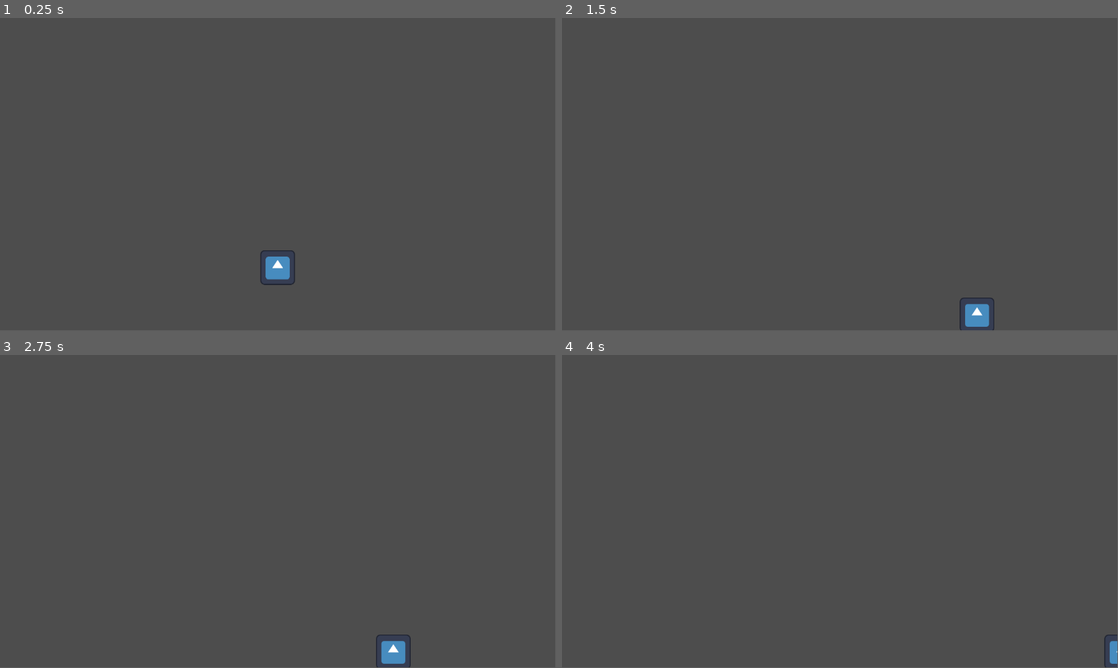
Above: before the commit, frames 1-4 (two rows, left to right).
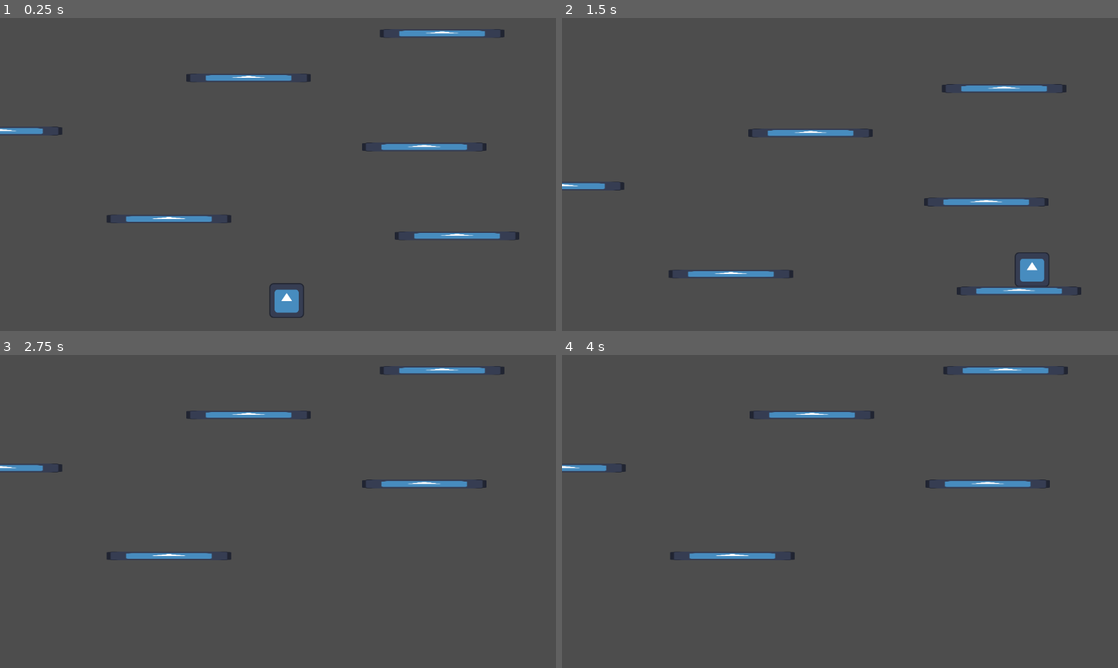
Above: after the commit, the same moments.

Repository: pengpa0012/test-2d-jump
Game: Godot game, scene res://main.tscn
The game is run twice, just before and just after one commit, with the same random seed, the same clock (stepped at 60 frames per second) and the same inputs. The engine's default icon, where the game draws it, is replaced by a stand-in: a white triangle on a blue panel in a dark square.
Inputs:
- Up to frame 1 (0.25 s): no input
- Up to frame 2 (1.5 s): tap Enter (ui_accept) at 0.5, 0.77 s; hold Right (ui_right) from 0.53 s (still down)
- Up to frame 3 (2.75 s): tap Enter (ui_accept) at 1.52 s; release Right (ui_right) at 2.03 s; hold Left (ui_left) from 2.03 s (still down)
- Up to frame 4 (4 s): release Left (ui_left) at 2.78 s; hold Right (ui_right) from 2.78 s (still down); tap Enter (ui_accept) at 3.02, 3.77 s
In our replay, the window is 799x449 before the commit and 800x450 after it. These sizes can differ from the game's own. Grey fills any space a smaller window leaves; there, only what the larger window draws over its background counts as a difference.

The runs differ from the first frame. In frame 1, 2.8% of the frame differs, in the area x 0-94%, y 3-96%; in frame 2, 2.7%; in frame 3, 2.0%; in frame 4, 1.7%.

Commit message:
added platform spawn

Diff:
--- /dev/null
+++ b/main.gd
@@ -0,0 +1,12 @@
+extends Node2D
+
+
+# Called when the node enters the scene tree for the first time.
+func _ready():
+	pass # Replace with function body.
+
+
+# Called every frame. 'delta' is the elapsed time since the previous frame.
+func _process(delta):
+	# generate platform if go out of screen
+	pass
--- a/main.tscn
+++ b/main.tscn
@@ -1,17 +1,46 @@
-[gd_scene load_steps=3 format=3 uid="uid://drg2y6qc6d6xt"]
+[gd_scene load_steps=5 format=3 uid="uid://drg2y6qc6d6xt"]
 
+[ext_resource type="Script" path="res://main.gd" id="1_3qeb4"]
 [ext_resource type="PackedScene" uid="uid://dvop4rdshyijl" path="res://player.tscn" id="1_5w7ay"]
+[ext_resource type="PackedScene" uid="uid://bb1jtsx3sawjo" path="res://platform.tscn" id="2_ftt1b"]
 
-[sub_resource type="RectangleShape2D" id="RectangleShape2D_aneso"]
-size = Vector2(1140, 20)
+[sub_resource type="RectangleShape2D" id="RectangleShape2D_ebsn6"]
+size = Vector2(1227.5, 38)
 
 [node name="Main" type="Node2D"]
+script = ExtResource("1_3qeb4")
 
-[node name="CharacterBody2D" parent="." instance=ExtResource("1_5w7ay")]
-position = Vector2(576, 485)
+[node name="Player" parent="." instance=ExtResource("1_5w7ay")]
+position = Vector2(597, 608)
 
-[node name="StaticBody2D" type="StaticBody2D" parent="."]
+[node name="Camera2D" type="Camera2D" parent="Player"]
+position = Vector2(288, -197)
+limit_left = 0
+limit_right = 1155
+limit_bottom = 675
 
-[node name="CollisionShape2D" type="CollisionShape2D" parent="StaticBody2D"]
-position = Vector2(580, 636)
-shape = SubResource("RectangleShape2D_aneso")
+[node name="Platforms" type="Node2D" parent="."]
+
+[node name="StaticBody2D6" parent="Platforms" instance=ExtResource("2_ftt1b")]
+position = Vector2(3, 262)
+
+[node name="StaticBody2D5" parent="Platforms" instance=ExtResource("2_ftt1b")]
+position = Vector2(518, 152)
+
+[node name="StaticBody2D7" parent="Platforms" instance=ExtResource("2_ftt1b")]
+position = Vector2(919, 60)
+
+[node name="StaticBody2D4" parent="Platforms" instance=ExtResource("2_ftt1b")]
+position = Vector2(882, 295)
+
+[node name="StaticBody2D3" parent="Platforms" instance=ExtResource("2_ftt1b")]
+position = Vector2(353, 444)
+
+[node name="StaticBody2D2" parent="Platforms" instance=ExtResource("2_ftt1b")]
+position = Vector2(950, 479)
+
+[node name="Ground" type="StaticBody2D" parent="."]
+
+[node name="CollisionShape2D" type="CollisionShape2D" parent="Ground"]
+position = Vector2(593.25, 666)
+shape = SubResource("RectangleShape2D_ebsn6")
--- /dev/null
+++ b/platform.gd
@@ -0,0 +1,13 @@
+extends StaticBody2D
+
+@onready var display_size = get_viewport().get_visible_rect().size
+@onready var player = get_node("/root/Main/Player")
+@onready var ground = get_node("/root/Main/Ground")
+
+
+func _on_visible_on_screen_notifier_2d_screen_exited():
+	if is_instance_valid(player):
+		self.position.y -= display_size.y
+		self.position.x = randf_range(0, display_size.x)
+		if is_instance_valid(ground):
+			ground.queue_free()
--- /dev/null
+++ b/platform.tscn
@@ -0,0 +1,23 @@
+[gd_scene load_steps=4 format=3 uid="uid://bb1jtsx3sawjo"]
+
+[ext_resource type="Texture2D" uid="uid://7hyl45jhvmpf" path="res://icon.svg" id="1_hq2ee"]
+[ext_resource type="Script" path="res://platform.gd" id="1_qmrym"]
+
+[sub_resource type="RectangleShape2D" id="RectangleShape2D_vwbx1"]
+size = Vector2(258, 18)
+
+[node name="platform" type="StaticBody2D"]
+script = ExtResource("1_qmrym")
+
+[node name="Icon" type="Sprite2D" parent="."]
+position = Vector2(0, -1)
+scale = Vector2(2.01563, 0.144532)
+texture = ExtResource("1_hq2ee")
+
+[node name="CollisionShape2D" type="CollisionShape2D" parent="."]
+position = Vector2(0, -1)
+shape = SubResource("RectangleShape2D_vwbx1")
+
+[node name="VisibleOnScreenNotifier2D" type="VisibleOnScreenNotifier2D" parent="."]
+
+[connection signal="screen_exited" from="VisibleOnScreenNotifier2D" to="." method="_on_visible_on_screen_notifier_2d_screen_exited"]
--- a/player.gd
+++ b/player.gd
@@ -1,8 +1,8 @@
 extends CharacterBody2D
 
 
-const SPEED = 300.0
-const JUMP_VELOCITY = -400.0
+const SPEED = 400.0
+const JUMP_VELOCITY = -1000.0
 
 # Get the gravity from the project settings to be synced with RigidBody nodes.
 var gravity = ProjectSettings.get_setting("physics/2d/default_gravity")
@@ -11,11 +11,16 @@
 func _physics_process(delta):
 	# Add the gravity.
 	if not is_on_floor():
-		velocity.y += gravity * delta
+		velocity.y += (gravity + 1500) * delta
 
 	# Handle jump.
 	if Input.is_action_just_pressed("ui_accept") and is_on_floor():
 		velocity.y = JUMP_VELOCITY
+
+	if position.x <= -100:
+		position.x = 1200
+	if position.x >= 1250:
+		position.x = 0
 
 	# Get the input direction and handle the movement/deceleration.
 	# As good practice, you should replace UI actions with custom gameplay actions.
--- a/player.tscn
+++ b/player.tscn
@@ -4,13 +4,14 @@
 [ext_resource type="Script" path="res://player.gd" id="1_i18eq"]
 
 [sub_resource type="RectangleShape2D" id="RectangleShape2D_s26t0"]
+size = Vector2(70, 70)
 
-[node name="CharacterBody2D" type="CharacterBody2D"]
+[node name="Player" type="CharacterBody2D"]
 script = ExtResource("1_i18eq")
-
-[node name="CollisionShape2D" type="CollisionShape2D" parent="."]
-shape = SubResource("RectangleShape2D_s26t0")
 
 [node name="Icon" type="Sprite2D" parent="."]
 scale = Vector2(0.562012, 0.562012)
 texture = ExtResource("1_54hsx")
+
+[node name="CollisionShape2D" type="CollisionShape2D" parent="."]
+shape = SubResource("RectangleShape2D_s26t0")
--- a/project.godot
+++ b/project.godot
@@ -15,6 +15,29 @@
 config/features=PackedStringArray("4.2", "Mobile")
 config/icon="res://icon.svg"
 
+[display]
+
+window/stretch/mode="viewport"
+
+[input]
+
+ui_left={
+"deadzone": 0.5,
+"events": [Object(InputEventKey,"resource_local_to_scene":false,"resource_name":"","device":0,"window_id":0,"alt_pressed":false,"shift_pressed":false,"ctrl_pressed":false,"meta_pressed":false,"pressed":false,"keycode":4194319,"physical_keycode":0,"key_label":0,"unicode":0,"echo":false,"script":null)
+, Object(InputEventJoypadButton,"resource_local_to_scene":false,"resource_name":"","device":0,"button_index":13,"pressure":0.0,"pressed":false,"script":null)
+, Object(InputEventJoypadMotion,"resource_local_to_scene":false,"resource_name":"","device":0,"axis":0,"axis_value":-1.0,"script":null)
+, Object(InputEventKey,"resource_local_to_scene":false,"resource_name":"","device":-1,"window_id":0,"alt_pressed":false,"shift_pressed":false,"ctrl_pressed":false,"meta_pressed":false,"pressed":false,"keycode":0,"physical_keycode":65,"key_label":0,"unicode":97,"echo":false,"script":null)
+]
+}
+ui_right={
+"deadzone": 0.5,
+"events": [Object(InputEventKey,"resource_local_to_scene":false,"resource_name":"","device":0,"window_id":0,"alt_pressed":false,"shift_pressed":false,"ctrl_pressed":false,"meta_pressed":false,"pressed":false,"keycode":4194321,"physical_keycode":0,"key_label":0,"unicode":0,"echo":false,"script":null)
+, Object(InputEventJoypadButton,"resource_local_to_scene":false,"resource_name":"","device":0,"button_index":14,"pressure":0.0,"pressed":false,"script":null)
+, Object(InputEventJoypadMotion,"resource_local_to_scene":false,"resource_name":"","device":0,"axis":0,"axis_value":1.0,"script":null)
+, Object(InputEventKey,"resource_local_to_scene":false,"resource_name":"","device":-1,"window_id":0,"alt_pressed":false,"shift_pressed":false,"ctrl_pressed":false,"meta_pressed":false,"pressed":false,"keycode":0,"physical_keycode":68,"key_label":0,"unicode":100,"echo":false,"script":null)
+]
+}
+
 [rendering]
 
 renderer/rendering_method="mobile"
